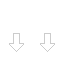
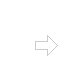
Layer changes from the first 64 x 64 image to the second:
painted on "Layer 5" over (x1=9, y1=33, x2=58, y2=56)
